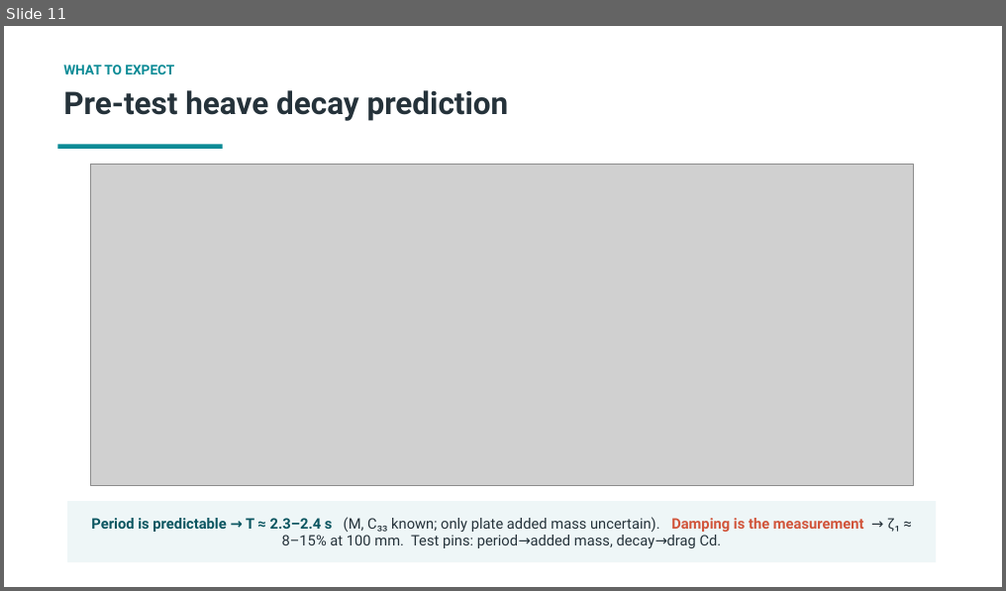
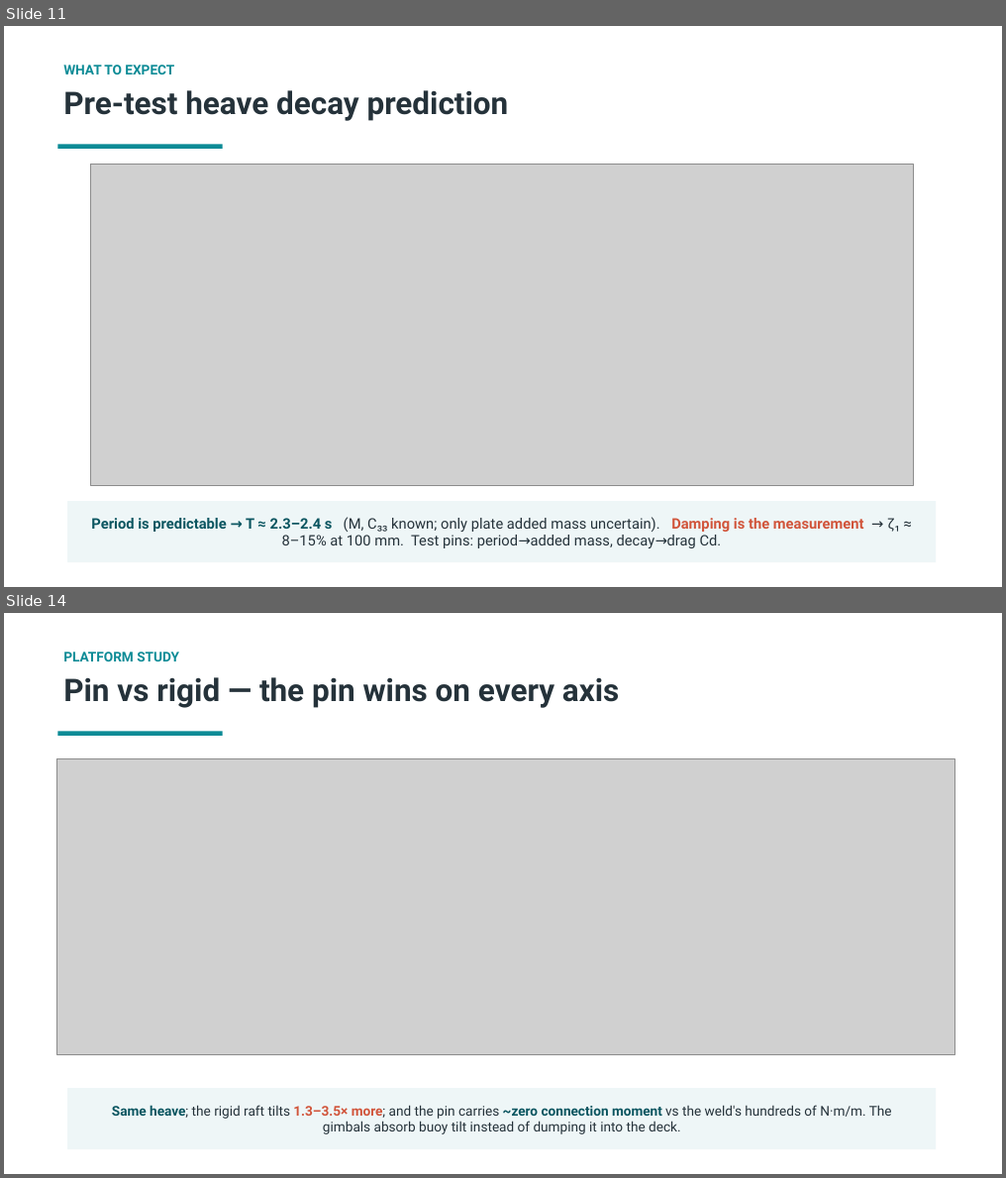
Before and after one commit to xabi80/HSP, a slide deck: studies/osu-test-buoy/Capytaine_analysis_OSU_buoy.pptx. Shown one above the other, each under a label of ours: slide 11 before the commit, slides 11 and 14 after it; the slides between them are not shown. The pictures are 1006x591 and 1006x1178 pixels, drawn with LibreOffice and Linux fonts; fonts in the diff are those of the drawing; grey boxes stand for pictures. Boxes give left, top, right and bottom in pixels: in the first picture for what was removed or moved away, otherwise in the second. Text is boxed around its words. In the diff, an @@ line names an element or a change of style, - is before the commit and + after.

```diff
--- a/studies/osu-test-buoy/Capytaine_analysis_OSU_buoy.pptx
+++ b/studies/osu-test-buoy/Capytaine_analysis_OSU_buoy.pptx
@@ slide 14 added at (x1=4, y1=613, x2=1002, y2=1174), background #FFFFFF @@
@@ text added at (x1=63, y1=652, x2=179, y2=662), 13 pt, text #0C8B96, bold @@
+PLATFORM STUDY
@@ text added at (x1=63, y1=677, x2=619, y2=708), 30 pt, text #25323A, bold @@
+Pin vs rigid — the pin wins on every axis
@@ rectangle added at (x1=57, y1=731, x2=223, y2=736), fill #0C8B96 @@
@@ picture added at (x1=56, y1=759, x2=954, y2=1055) @@
@@ rectangle added at (x1=67, y1=1088, x2=936, y2=1150), fill #EEF6F7 @@
@@ text added at (x1=112, y1=1105, x2=892, y2=1135), 13 pt, text #25323A @@
+Same heave; the rigid raft tilts 1.3–3.5× more; and the pin carries ~zero connection moment vs the weld's hundreds of N·m/m. The gimbals absorb buoy tilt instead of dumping it into the deck.
```
Also in this commit, not shown: 2 other slides added, 1 other file.
